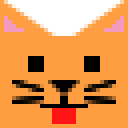
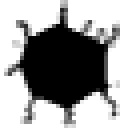
Two versions of the same layered image (128x128). Layer-by-layer changes:
moved "Group 2 copy" into group "cat" over [104, 16, 124, 32]
moved "Group 2" into group "cat" over [4, 16, 24, 32]
moved "Group 1 copy" into group "cat" over [84, 80, 116, 104]
moved "Group 1" into group "cat" over [12, 80, 44, 104]
moved "Rectangle 18" into group "cat" over [52, 108, 76, 124]
moved "Rectangle 17" into group "cat" over [68, 104, 88, 108]
moved "Rectangle 16" into group "cat" over [40, 104, 60, 108]
moved "Rectangle 14" into group "cat" over [60, 104, 64, 108]
moved "Rectangle 13" into group "cat" over [40, 60, 84, 80]
moved "Rectangle 12" into group "cat" over [48, 64, 80, 96]
moved "Rectangle 10 copy" into group "cat" over [68, 0, 128, 76]
moved "Rectangle 10" into group "cat" over [0, 0, 60, 76]
moved "Rectangle 9" into group "cat" over [0, 36, 128, 128]
showed "Layer 1", painted on it over [0, 0, 128, 128]
